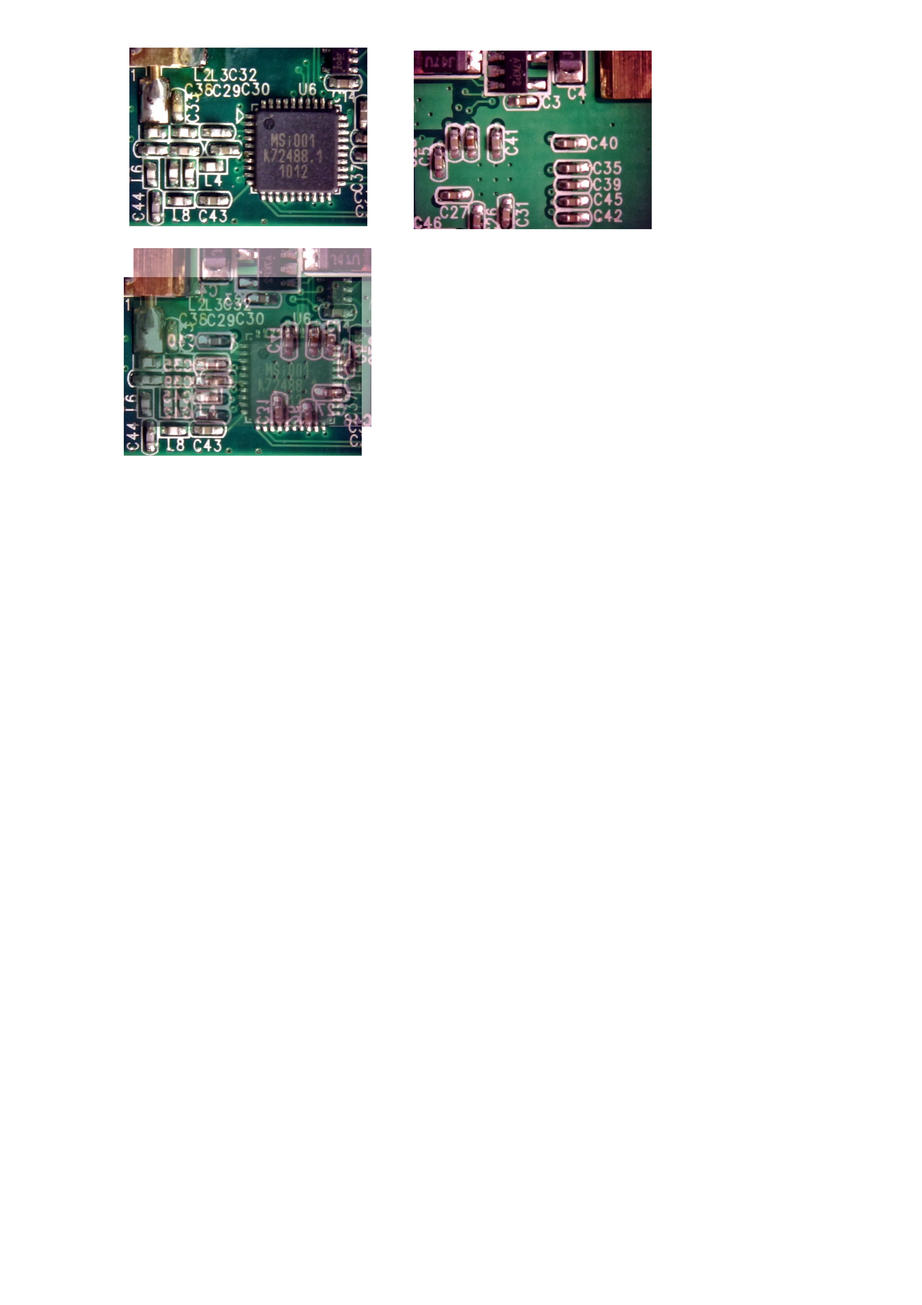
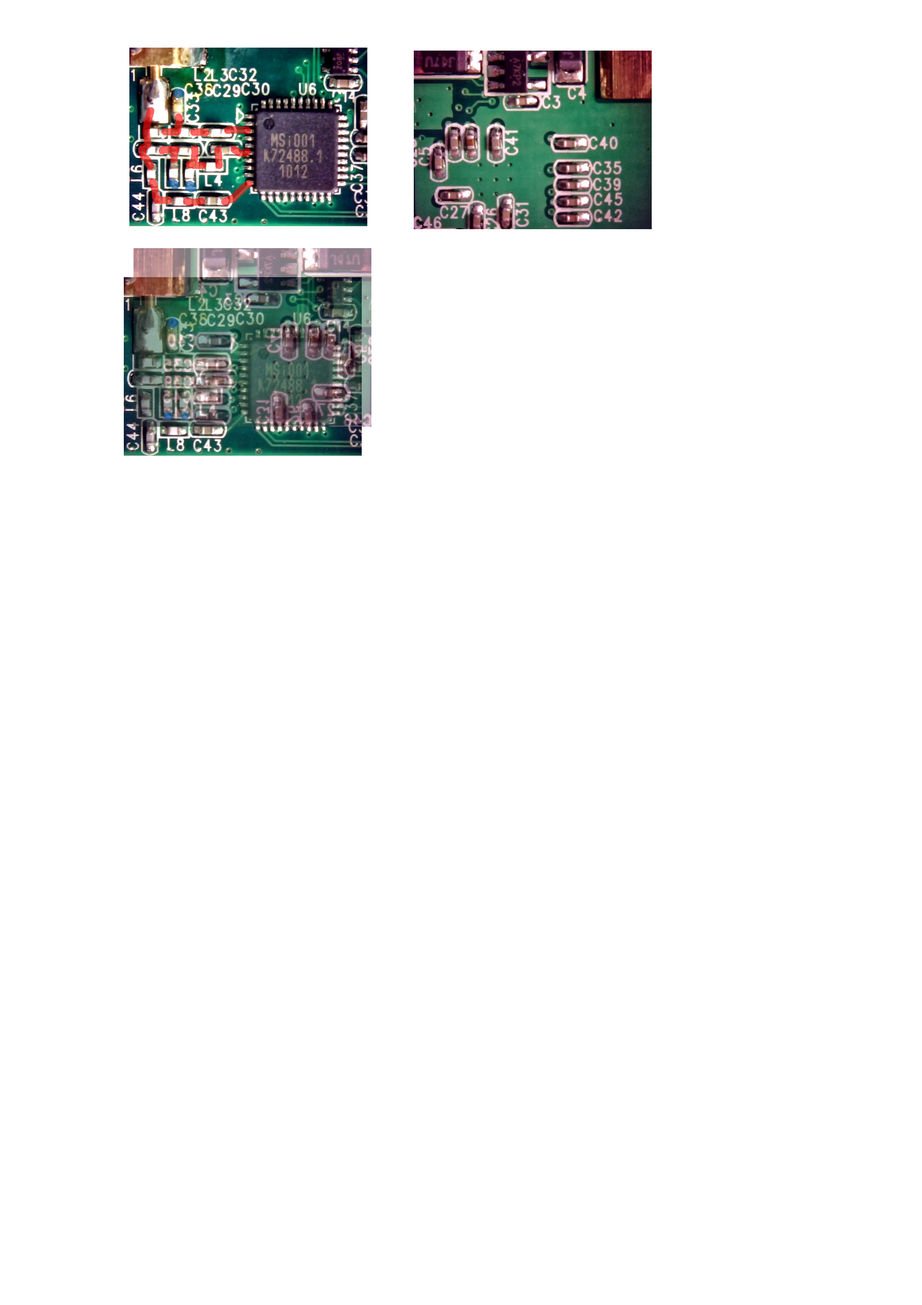
Layered file, before and after one edit (922×1305). Changes by layer:
added layer "Layer" (60%) above "0922-24.jpg" over 138, 88, 253, 420
painted on "0922-24.jpg" over 129, 47, 368, 227
"0922-49.jpg copy": opacity 54% → 51% over 133, 248, 372, 427
